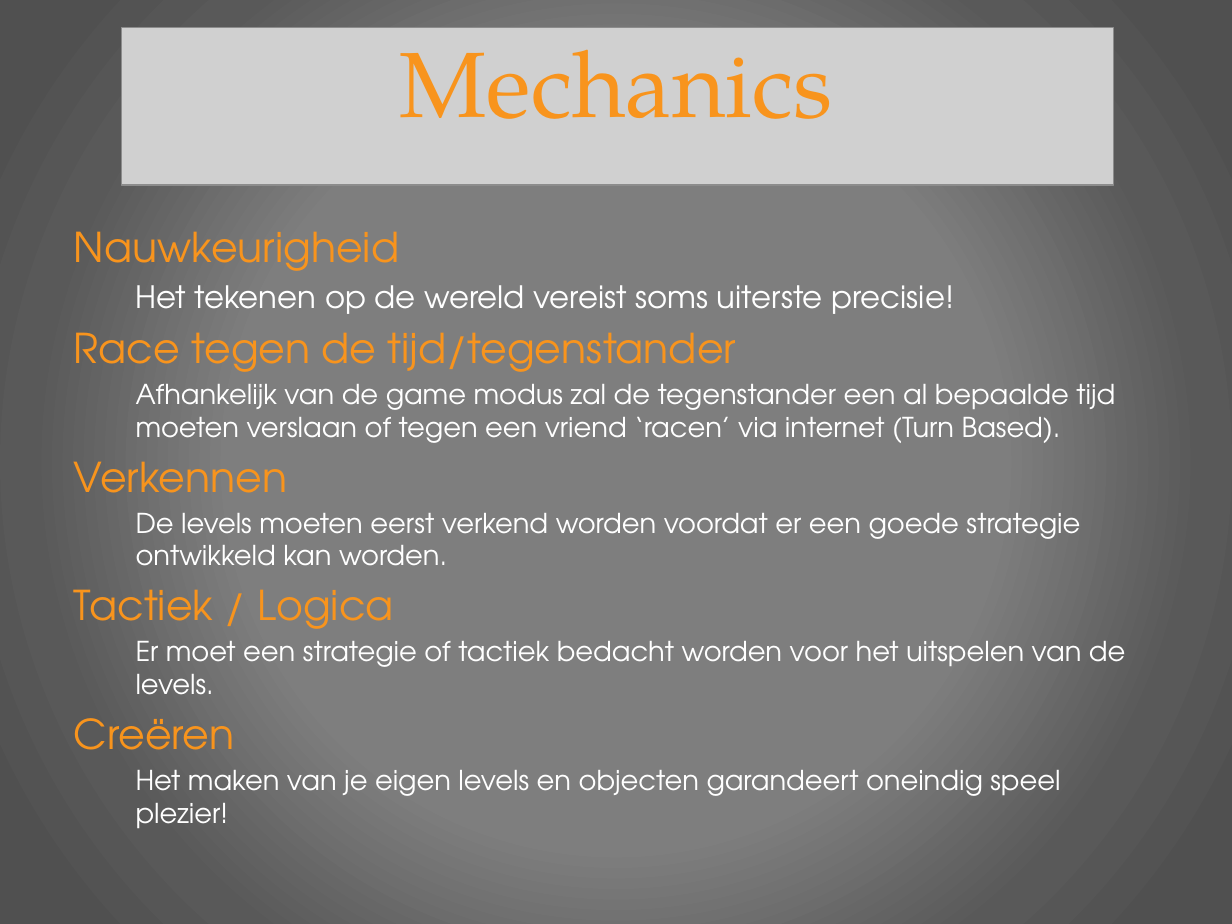
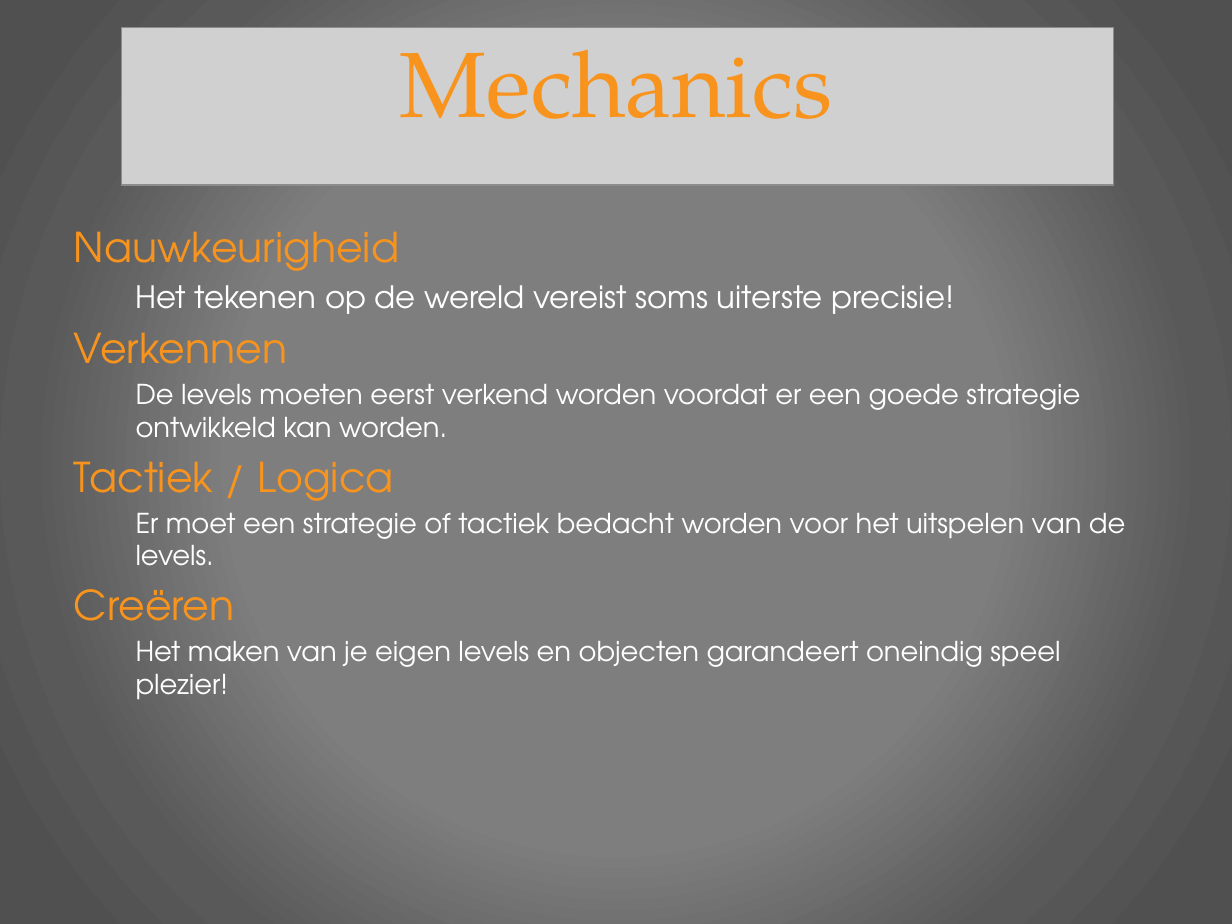
Before and after one commit to DionnV/BallZ2D, a slide deck: slide 6 of Press Kit/Get it in bro - Eindpresentatie.pptx. Drawn at 1232x924 pixels with LibreOffice and Linux fonts; fonts in the diff are those of the drawing; grey boxes stand for pictures. Boxes give left, top, right and bottom in pixels: in the first picture for what was removed or moved away, otherwise in the second. Text is boxed around its words. In the diff, an @@ line names an element or a change of style, - is before the commit and + after.

```diff
--- a/Press Kit/Get it in bro - Eindpresentatie.pptx
+++ b/Press Kit/Get it in bro - Eindpresentatie.pptx
@@ text at [74, 332, 1115, 443]: paragraphs removed @@
-Race tegen de tijd/tegenstander
-  Afhankelijk van de game modus zal de tegenstander een al bepaalde tijd moeten verslaan of tegen een vriend ‘racen’ via internet (Turn Based).
```
Also in this commit, not shown: 1 other slide changed, 22 other files.
